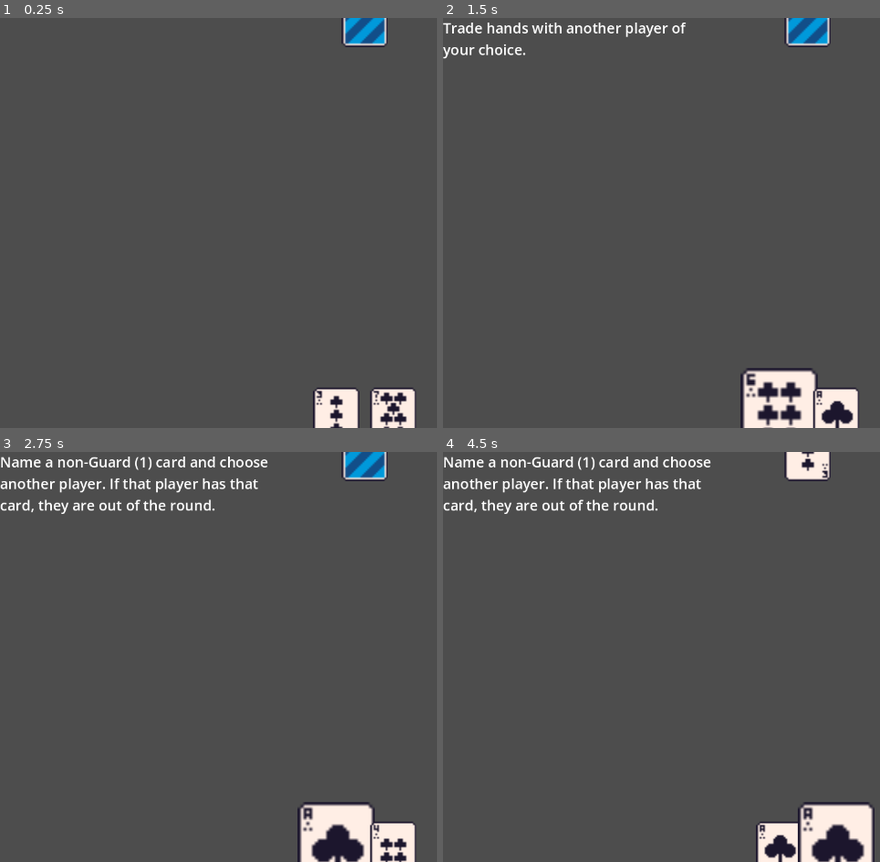
Above: before the commit, frames 1-4 (two rows, left to right).
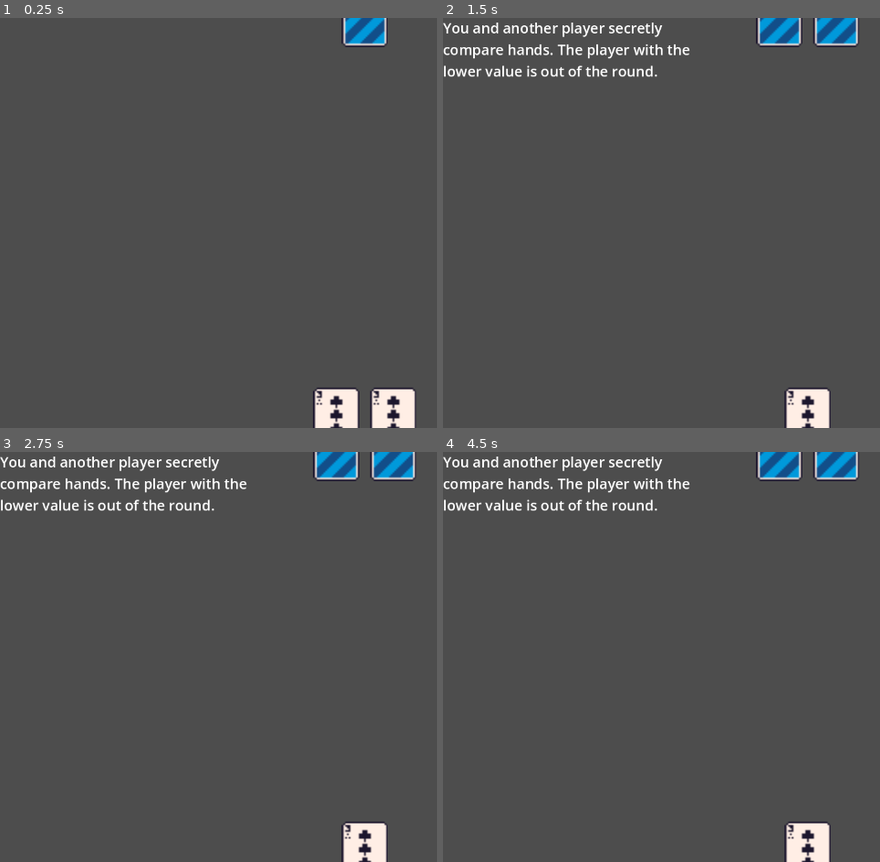
Above: after the commit, the same moments.

Repository: maxnovak/love-letter
Game: Godot game, scene res://table.tscn
Two runs of this game, one before a commit and one after it. Both use one fixed random seed, a clock stepped at 60 frames per second and the inputs below.
Inputs (mouse positions are in pixels of both pictures, inside the frame that each line leads up to):
- Up to frame 1 (0.25 s): no input
- Up to frame 2 (1.5 s): tap Enter at 0.5 s; move the mouse to (779, 415) at 0.52 s; click (779, 415) at 0.67 s; tap Space at 1.25 s; click (779, 415) at 1.42 s
- Up to frame 3 (2.75 s): tap Enter at 2 s; click (336, 849) at 2.17 s
- Up to frame 4 (4.5 s): tap Space at 2.75, 4.25 s; move the mouse to (836, 849) at 2.77 s; click (836, 849) at 2.92 s; tap Enter at 3.5 s; click (836, 849) at 3.67 s; click (836, 849) at 4.42 s

The runs differ from the first frame. In frame 1, 0.4% of the frame differs, in the area x 85-94%, y 91-100%; in frame 2, 6.4%; in frame 3, 6.9%; in frame 4, 7.0%, in the area x 0-99%, y 0-100%.

Commit message:
Shift cards to being delt as they are needed.
This is done so that there is a concept of "turns" and so that the
player doesn't just always have 2 cards.

Diff:
--- a/PlayersHand.gd
+++ b/PlayersHand.gd
@@ -8,21 +8,3 @@
 		text.emit(Global.cardBreakdown[card._get_card()].description)
 	else:
 		card.scale = Vector2(3,3)
-
-func _on_Card_click(cardType, cardToRemove):
-	if cardType == "priest":
-		$"../OpponentHand".get_child(0)._set_visible(true)
-
-	for card in self.get_children():
-		if card != cardToRemove:
-			card.position = Vector2(-50,0)
-
-	var newCard = get_parent().deck.pop_front()
-	newCard.position = Vector2(50,0)
-	newCard._set_visible(true)
-	self.add_child(newCard)
-
-	newCard.hover_over_card.connect(self._on_Card_hover_over_card.bind(newCard))
-	newCard.clicked_card.connect(self._on_Card_click.bind(newCard))
-
-	cardToRemove.queue_free()
--- a/Table.gd
+++ b/Table.gd
@@ -1,15 +1,19 @@
 extends Node2D
 
 var deck := []
+var turn = 0
+var turnOrder := []
 
 const CardScene = preload("res://card.tscn")
 
 # Called when the node enters the scene tree for the first time.
 func _ready():
+	turnOrder = [$PlayersHand, $OpponentHand]
 	randomize()
 	create_deck()
 	deck.shuffle()
-	deal_cards()
+	deal_starting_cards()
+	deal_card(turnOrder[turn])
 
 func create_deck():
 	for cardType in Global.cardBreakdown:
@@ -18,16 +22,11 @@
 			card.setup(Global.cardBreakdown[cardType].cardName, false)
 			deck.append(card)
 
-func deal_cards():
+func deal_starting_cards():
 	var playersCard = deck.pop_front()
 	playersCard.position = Vector2(-50,0)
 	playersCard._set_visible(true)
 	$PlayersHand.add_child(playersCard)
-
-	var playersCard2 = deck.pop_front()
-	playersCard2.position = Vector2(50,0)
-	playersCard2._set_visible(true)
-	$PlayersHand.add_child(playersCard2)
 
 	var opponentsCard = deck.pop_front()
 	$OpponentHand.add_child(opponentsCard)
@@ -35,4 +34,35 @@
 	for card in $PlayersHand.get_children():
 		card.hover_over_card.connect($PlayersHand._on_Card_hover_over_card.bind(card))
 	for card in $PlayersHand.get_children():
-		card.clicked_card.connect($PlayersHand._on_Card_click.bind(card))
+		card.clicked_card.connect(on_Card_click.bind(card))
+
+func deal_card(player):
+	var currentCard = player.get_child(0)
+	currentCard.position = Vector2(-50,0)
+
+	var newCard = deck.pop_front()
+	newCard.position = Vector2(50,0)
+	if player == $PlayersHand:
+		newCard._set_visible(true)
+	player.add_child(newCard)
+
+	if player == $PlayersHand:
+		newCard.hover_over_card.connect($PlayersHand._on_Card_hover_over_card.bind(newCard))
+		newCard.clicked_card.connect(on_Card_click.bind(newCard))
+
+func on_Card_click(cardType, cardToRemove):
+	if turnOrder[turn % turnOrder.size()] != $PlayersHand:
+		return
+	if cardType == "priest":
+		$OpponentHand.get_child(0)._set_visible(true)
+
+	for card in $PlayersHand.get_children():
+		if card != cardToRemove:
+			card.position = Vector2(0,0)
+
+	cardToRemove.queue_free()
+	next_player()
+
+func next_player():
+	turn += 1
+	deal_card(turnOrder[turn % turnOrder.size()])
